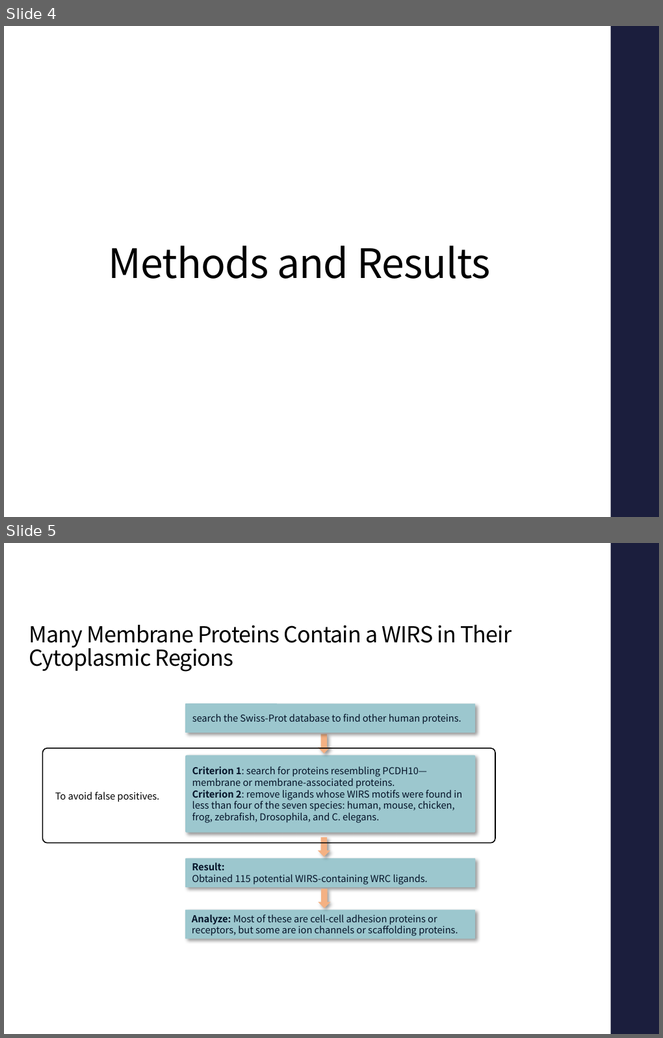
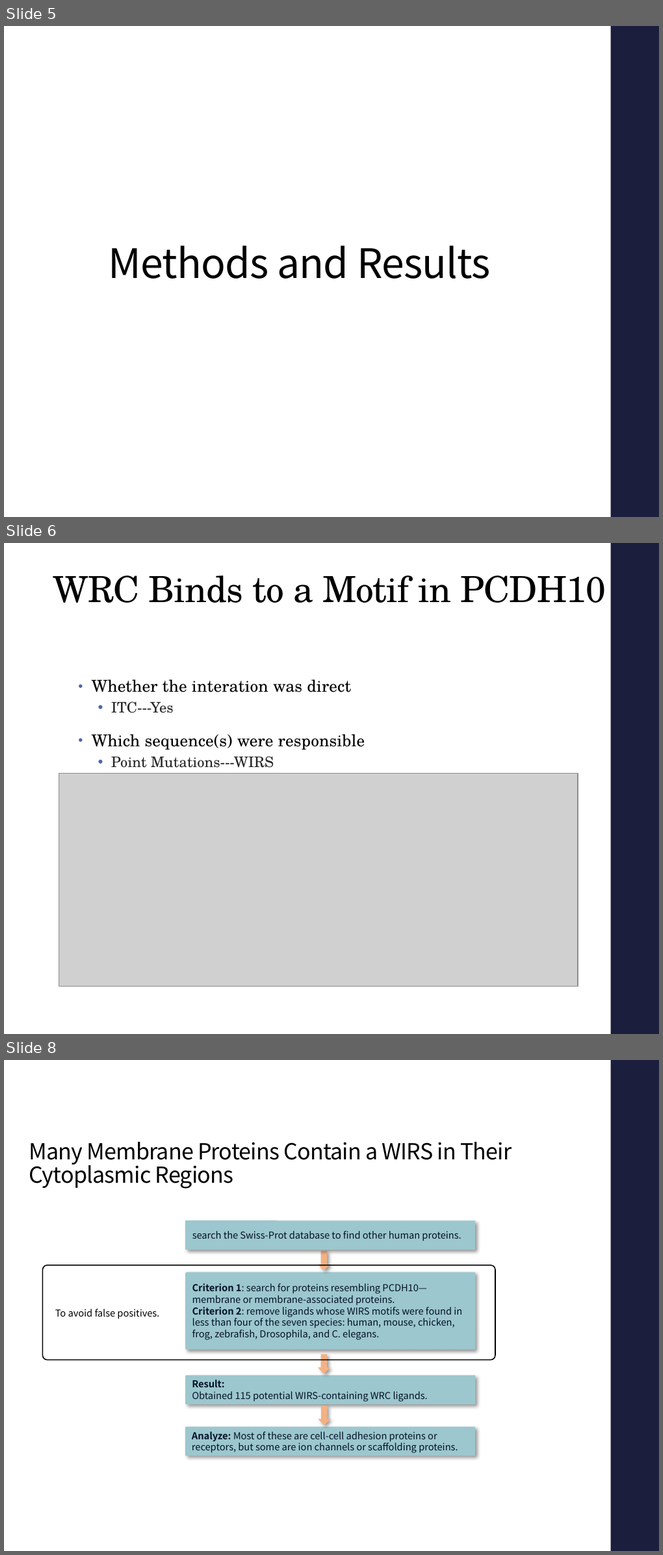
Before and after one commit to JiangXL/BIO331-ProteinStructure-Function-2018, a slide deck: 4-1 Cytoskeletal dynamics/JC.pptx. Shown one above the other, each under a label of ours: slides 4 and 5 before the commit, slides 5, 6 and 8 after it; the slides between them are not shown. The pictures are 663x1038 and 663x1555 pixels, drawn with LibreOffice and Linux fonts; fonts in the diff are those of the drawing; grey boxes stand for pictures. Boxes give left, top, right and bottom in pixels: in the first picture for what was removed or moved away, otherwise in the second. Text is boxed around its words. In the diff, an @@ line names an element or a change of style, - is before the commit and + after.

```diff
--- a/4-1 Cytoskeletal dynamics/JC.pptx
+++ b/4-1 Cytoskeletal dynamics/JC.pptx
@@ slide 6 added at (x1=4, y1=543, x2=659, y2=1034), background #FFFFFF; not listed: 1 template element that a slide beside it also shows @@
@@ title added at (x1=53, y1=575, x2=606, y2=603), 39.6 pt, text #000000 @@
+WRC Binds to a Motif in PCDH10
@@ text added at (x1=92, y1=679, x2=365, y2=768), 18 pt, text #000000 @@
+• Whether the interation was direct
+  • ITC---Yes
+• Which sequence(s) were responsible
+  • Point Mutations---WIRS
@@ picture added at (x1=59, y1=774, x2=578, y2=986) @@
@@ what was slide 4 is now slide 5 @@
@@ what was slide 5 is now slide 8 @@
```
Also in this commit, not shown: 1 slide changed, 4 other slides added.
